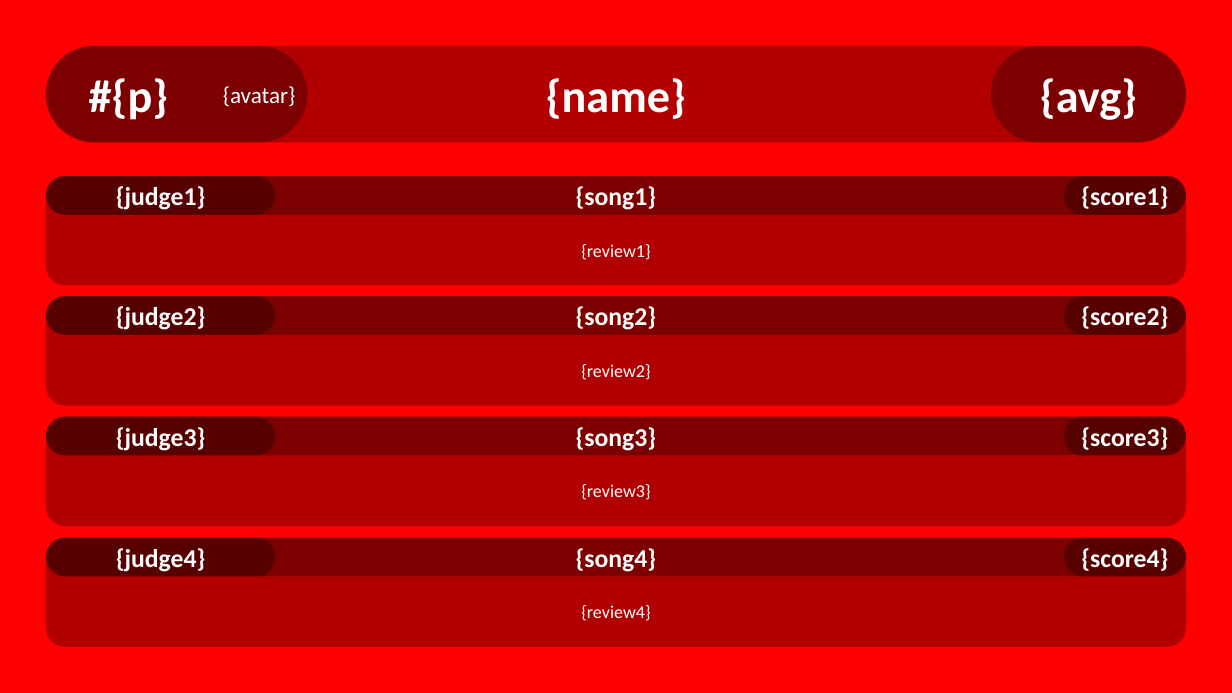
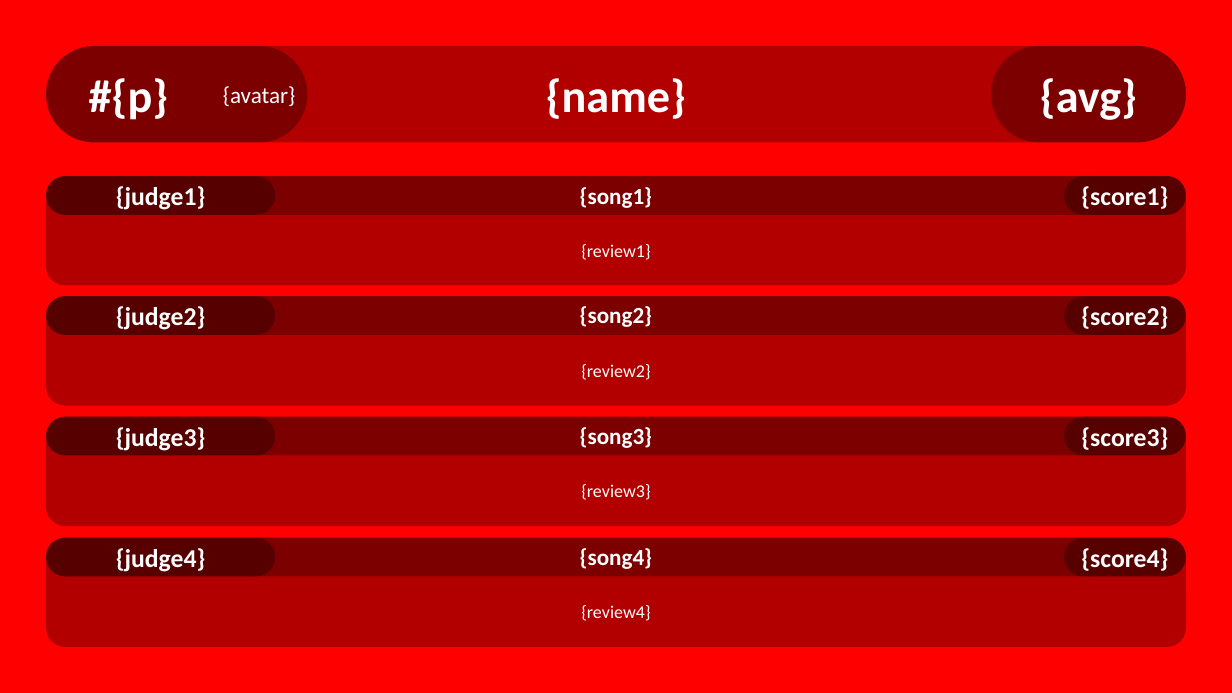
Before and after one commit to U20212419/mic-drop-s19, a slide deck: slide 5 of apps/md-backend/src/main/resources/templates/master_templates_4j.pptx. Drawn at 1232x693 pixels with LibreOffice and Linux fonts; fonts in the diff are those of the drawing; background and template pictures are left out. Boxes give left, top, right and bottom in pixels: in the first picture for what was removed or moved away, otherwise in the second. Text is boxed around its words. In the diff, an @@ line names an element or a change of style, - is before the commit and + after.

```diff
--- a/apps/md-backend/src/main/resources/templates/master_templates_4j.pptx
+++ b/apps/md-backend/src/main/resources/templates/master_templates_4j.pptx
@@ text in rounded rectangle at (576, 186, 657, 210): text removed @@
-{song1}
@@ text added at (580, 187, 652, 208), 18 pt, text #FFFFFF, bold @@
+{song1}
@@ text in rounded rectangle at (576, 306, 657, 330): text removed @@
-{song2}
@@ text added at (580, 306, 652, 327), 18 pt, text #FFFFFF, bold @@
+{song2}
@@ text in rounded rectangle at (576, 427, 657, 451): text removed @@
-{song3}
@@ text added at (580, 427, 652, 448), 18 pt, text #FFFFFF, bold @@
+{song3}
@@ text in rounded rectangle at (576, 548, 657, 572): text removed @@
-{song4}
@@ text added at (580, 548, 652, 569), 18 pt, text #FFFFFF, bold @@
+{song4}
```
Also in this commit, not shown: 4 other slides changed, 6 other files.
